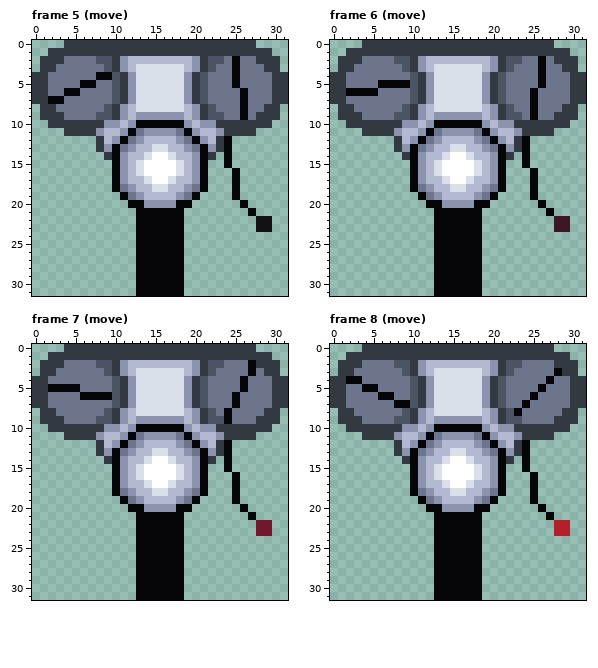
Pixel-art file, stored at art/crawlingTurret.aseprite. Above, as it was before the edit.
32x32 pixels, 10 frames. Shown: frame 5 (move), frame 6 (move), frame 7 (move), frame 8 (move). The commit also changed other frames, which this record leaves out.
After:
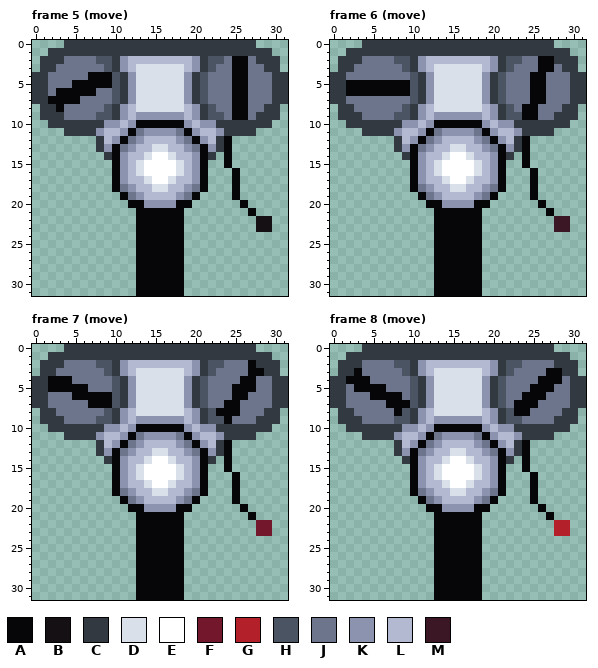
Palette (. is transparent): A #060608  B #141013  C #333941  D #dae0ea  E #ffffff  F #73172d  G #b4202a  H #4a5462  J #6d758d  K #8b93af  L #b3b9d1  M #3b1725
Commit: crawling turrent antennae
Changes in this commit:
Frame 5 (move), layer "Layer 2":
The author changed colour J to colour A in rows 2 to 3 at x 26; in row 4 at x 7 and 26; in row 5 at x 5, 8 to 9 and 26; in row 6 at x 3, 6 to 7 and 25; in row 7 at x 4 to 5 and 25; in row 8 at x 3 and 25.
The author changed colour J to colour A in row 9 at x 25.
Frame 6 (move), layer "Layer 2":
The author changed colour J to colour A in rows 2 to 3 at x 27; in row 4 at x 25; in row 5 at x 2 to 5 and 25; in row 6 at x 6 to 9 and 26; in row 7 at x 26; in rows 8 to 9 at x 24.
Frame 7 (move), layer "Layer 2":
The author changed colour J to colour A in row 3 at x 28; in row 4 at x 2 to 4 and 27; in row 5 at x 6, 25 and 27; in row 6 at x 5 and 26; in row 7 at x 7 to 9 and 24; in row 8 at x 23 and 25.
Frame 8 (move), layer "Layer 2":
The author changed colour J to colour A in row 3 at x 3 and 27; in row 4 at x 4, 26 and 28; in row 5 at x 3, 6, 25 and 27; in row 6 at x 5, 8, 24 and 26; in row 7 at x 7, 23 and 25; in row 8 at x 8 and 24.
